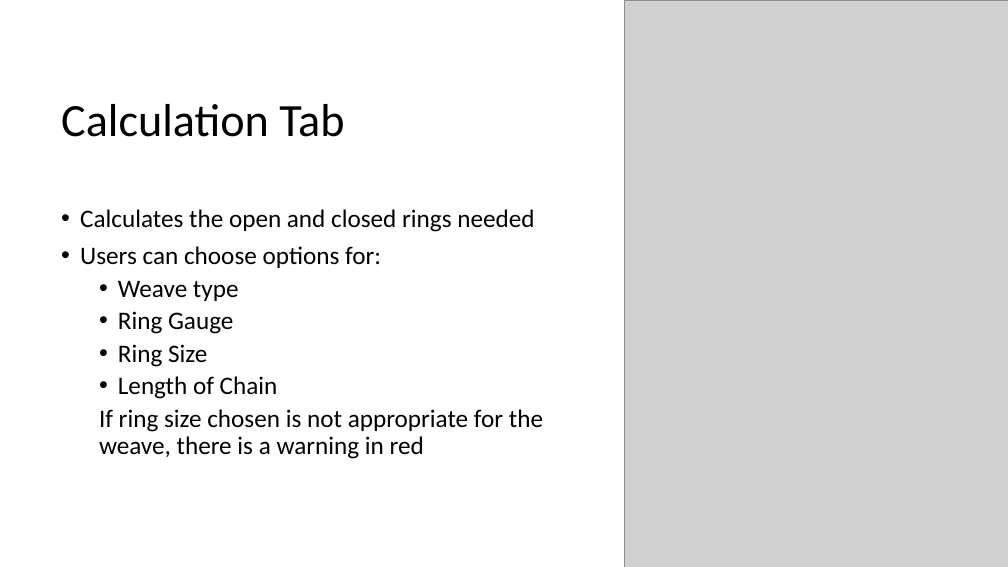
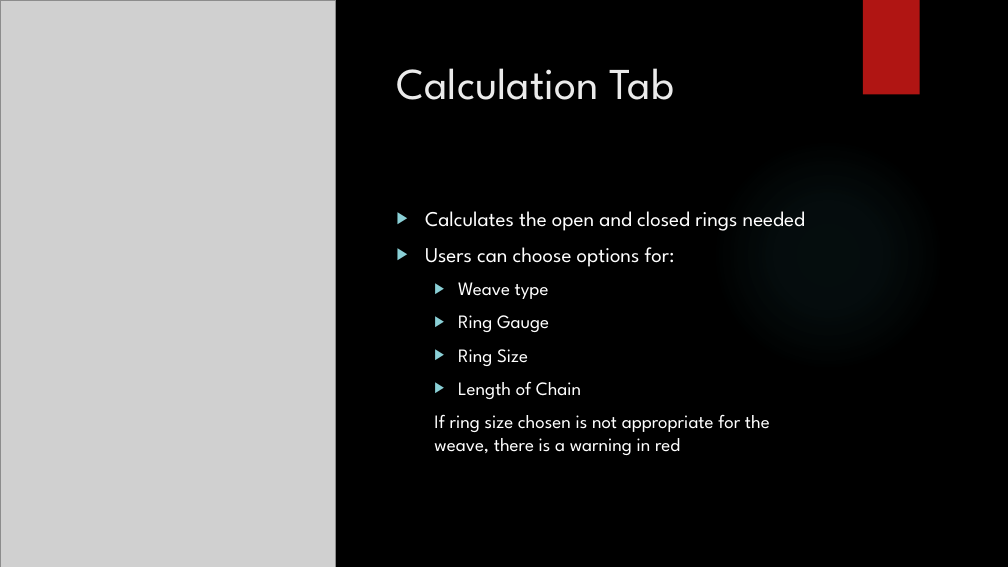
Before and after one commit to kate199696/SeniorProject, a slide deck: slide 6 of presentation/designpres.pptx (slide 5 before the commit). Drawn at 1008x567 pixels with LibreOffice and Linux fonts; fonts in the diff are those of the drawing; grey boxes stand for pictures; background and template pictures are left out. Boxes give left, top, right and bottom in pixels: in the first picture for what was removed or moved away, otherwise in the second. Text is boxed around its words. In the diff, an @@ line names an element or a change of style, - is before the commit and + after.

```diff
--- a/presentation/designpres.pptx
+++ b/presentation/designpres.pptx
@@ background #FFFFFF to picture (left out) @@
@@ picture added at (0, 0, 336, 567) @@
@@ picture removed at (625, 0, 1008, 567) @@
@@ rectangle added at (863, 0, 920, 95), fill #B01513 @@
@@ title "Calculation Tab": place and size @@
-title "Calculation Tab" at (61, 104, 344, 137)
+title "Calculation Tab" at (397, 68, 674, 100)
@@ title "Calculation Tab" at (397, 68, 674, 100): size 44 to 42 pt, font Calibri to League Spartan, text colour #000000 to #EBEBEB; line spacing 0.9 to 1; vertical alignment middle to top @@
@@ ellipse added at (712, 138, 944, 371), fill gradient #50B9C1 @@
@@ text "Calculates the open and closed ...": place and size @@
-text "Calculates the open and closed ..." at (80, 209, 543, 459)
+text "Calculates the open and closed ..." at (425, 211, 805, 455)
@@ text "Calculates the open and closed ..." at (425, 211, 805, 455): size 24 to 20 pt in "Calculates the open and closed rings needed", "Users can choose options for:"; font Calibri to League Spartan, text colour #000000 to #FFFFFF; size 24 to 18 pt in "Weave type", "Ring Gauge", "Ring Size", "Length of Chain" and 1 more places; bullet • to ▶; line spacing 0.9 to 1; more space between paragraphs @@
```
Also in this commit, not shown: 10 other slides changed, 3 slides added, 3 other files.
